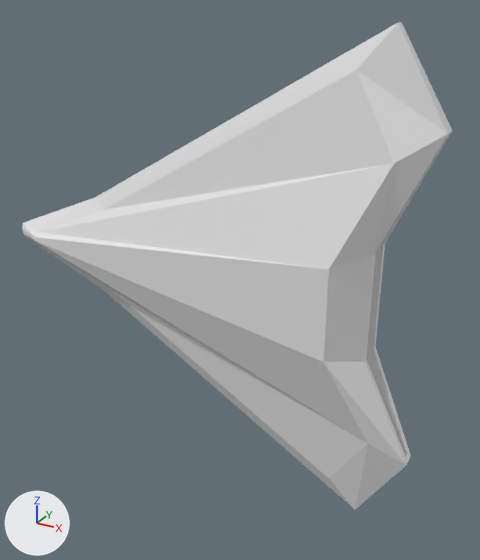
Before and after pictures for a commit that changed the Blender file Assets/Models/3D_UI/3D_UI.blend.
Rendered twice from a camera (50 mm lens) standing at (0.727, -1.128, 0.55) and looking at (0.064, 0.079, -0.053). The lights are fixed; the arrows at lower left show +X, +Y and +Z. The same objects are shown in both versions, whatever each file hides.

The older version as bpy lines, for what is in view:
```python
me_cube = bpy.data.meshes.new('Cube')
me_cube.from_pydata(...)  # 64 vertices, 62 faces; spans x -0.5..0.5, y -0.1..0.1, z -0.5..0.5
ob_player = bpy.data.objects.new('Player', me_cube)
ob_player.location = (0.0, 0.0, 0.0)
```
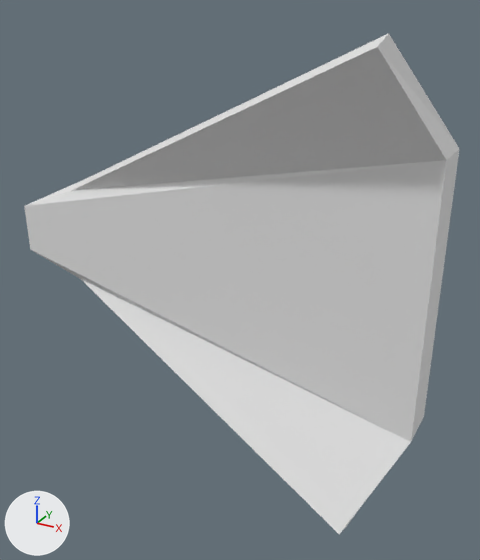
Changed parts and their boxes [x1, y1, x2, y2] in the pictures (480 x 560 px):
'Player', reshaped, rescaled, modifiers changed: before [22, 22, 452, 509]; after [24, 33, 459, 534]

Patch to the scene script:
```diff
--- a/Assets/Models/3D_UI/3D_UI.blend.py
+++ b/Assets/Models/3D_UI/3D_UI.blend.py
@@ me_cube @@
 # used by ob_player; location = (0.0, 0.0, 0.0)
-me_cube.from_pydata(...)  # 64 vertices, 62 faces; spans x -0.5..0.5, y -0.1..0.1, z -0.5..0.5
+me_cube.from_pydata(...)  # 20 vertices, 16 faces; spans x -1.0..1.0, y -0.244..0.525, z 0.0..0.974
+# me_cube part 1: the whole mesh is rebuilt
@@ ob_player @@
 ob_player.location = (0.0, 0.0, 0.0)
+ob_player.scale = (0.5, 0.5, 0.5)
+_m = ob_player.modifiers.new('Mirror', 'MIRROR')
+_m.use_axis = (False, False, True)
```
